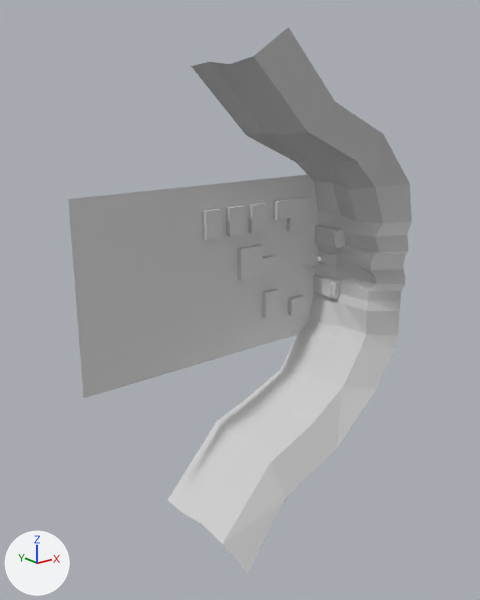
The OBJ model zm_hallow/assets/units/pd2_mod_zmhallow/mkp/mkp_001.obj: old version first, new version second.
Camera for both pictures: a 50 mm camera at (-117747.0, -112154.0, 37722.0) aimed at (-36252.0, -10285.0, -3026.0). Every picture has the same lights, and +X, +Y and +Z are marked at lower left. Where no turn or scale is listed for an object, it has been applied to the vertices. Vertices at the same position are counted once.

Script lines for the objects in view, before the commit:
```python
me_g_g = bpy.data.meshes.new('g_g')
me_g_g.from_pydata(...)  # 434 vertices, 718 faces; spans x -68900.0..3.0, y -24373.0..-3125.0, z -56310.0..47968.0
me_g_g.materials.append(mat_mtl_temp)  # its picture is missing
ob_g_g = bpy.data.objects.new('g_g', me_g_g)
ob_g_g.location = (0.0, 0.0, 0.0)
```
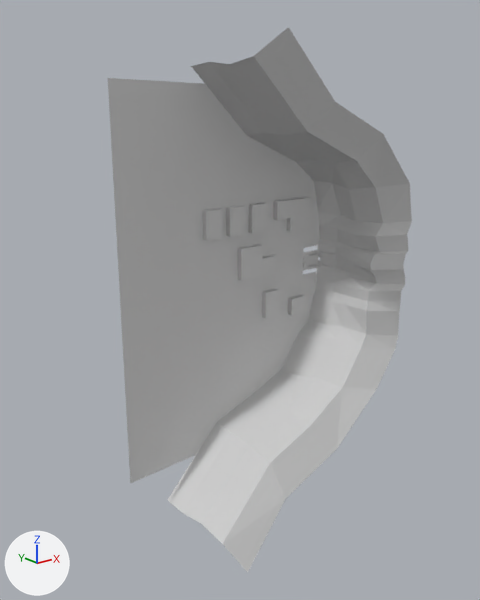
The change, as a list of edits to the scene's bpy script:
```text
Change me_g_g:
    used by ob_g_g; location = (0.0, 0.0, 0.0)
    remove me_g_g.from_pydata(...)  # 434 vertices, 718 faces; spans x -68900.0..3.0, y -24373.0..-3125.0, z -56310.0..47968.0
    add me_g_g.from_pydata(...)  # 229 vertices, 358 faces; spans x -60000.0..3.0, y -24373.0..-3125.0, z -56310.0..47968.0
    me_g_g part 1: the loose piece of 14 vertices spanning x -68900.0..-6900.0, y -3500.0, z -17900.0..20000.0 is rebuilt with 10 vertices and now spans x -60000.0..-6000.0, y -3500.0, z -40000.0..40000.0
    me_g_g part 2: 11 loose pieces with 199 vertices, spanning x -12000.0..-5500.0, y -10800.0..-3400.0, z -8000.0..8000.0, are deleted
```

Boxes (x1, y1, x2, y2) around the edits, measured in the pictures (480 x 600 px):
'g_g', reshaped (12% narrower): before (68, 27, 412, 573); after (108, 27, 412, 573)
part 1 of me_g_g, rebuilt (15% narrower, 80% taller): before (68, 174, 319, 398); after (108, 78, 320, 483)
part 2 of me_g_g, deleted: before (303, 225, 345, 299)
